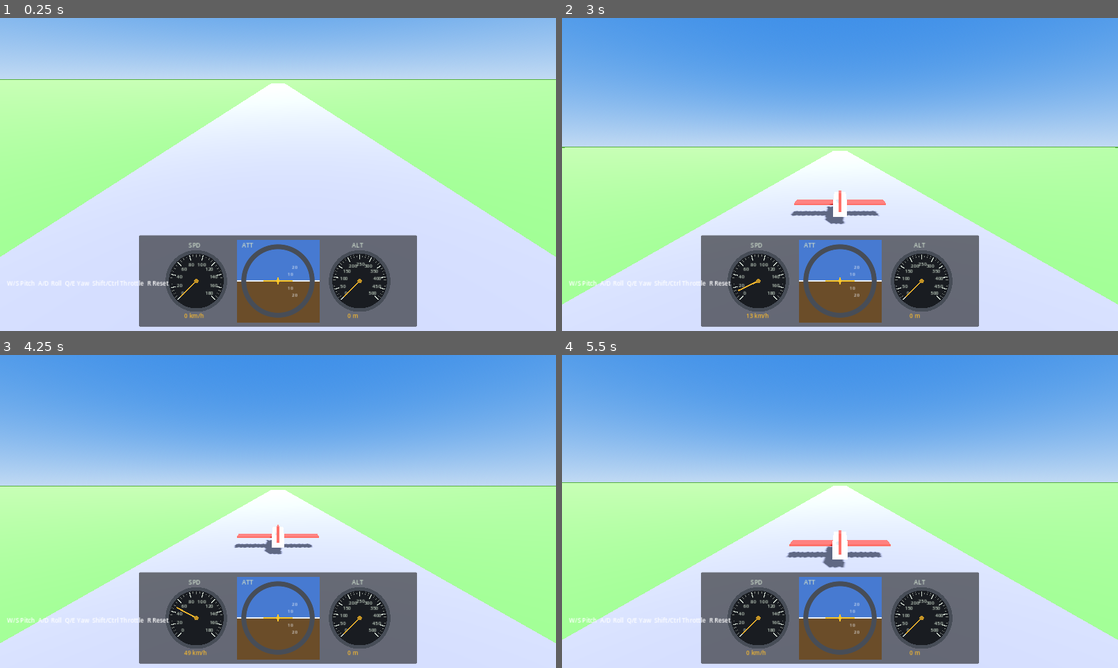
Above: before the commit, frames 1-4 (two rows, left to right).
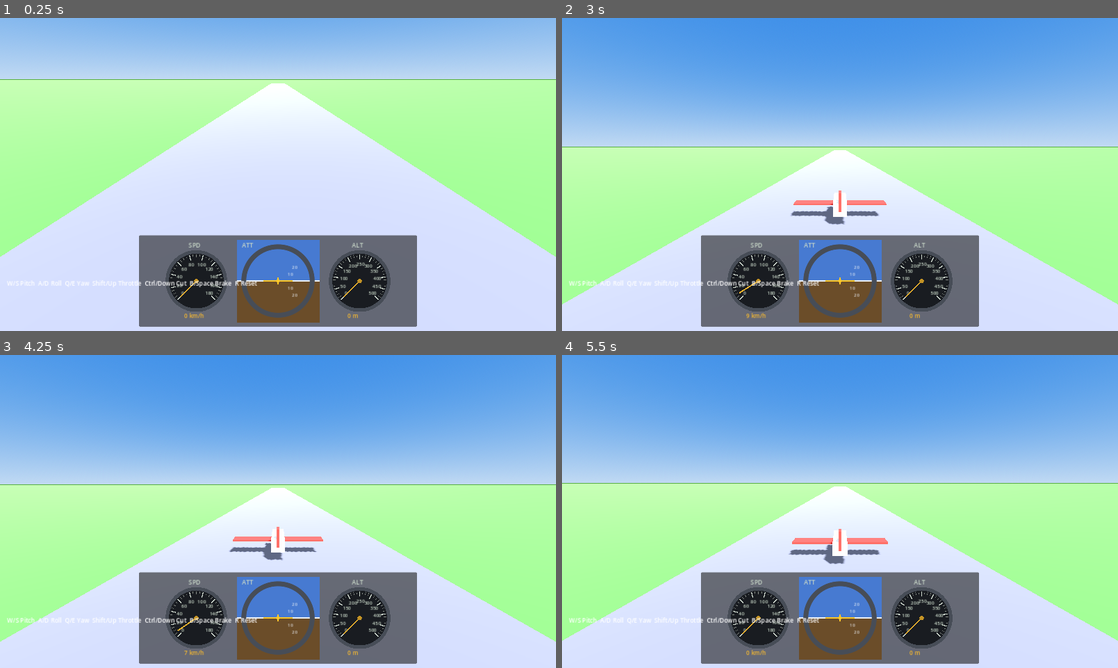
Above: after the commit, the same moments.

Repository: tarosiba/coffee-break
Game: Godot game, scene res://scenes/main.tscn
Same seed, same stepped clock (60 frames per second), same inputs: the game is played once before the commit and once after it.
Inputs:
- Up to frame 1 (0.25 s): no input
- Up to frame 2 (3 s): hold D (roll_right) 0.53-1.28 s; tap Enter at 1.25 s; hold Ctrl (throttle_down) 1.28-2.03 s; tap R (reset) at 2, 2.75 s; hold D (roll_right) 2.03-2.78 s; hold Shift (throttle_up) from 2.78 s (still down)
- Up to frame 3 (4.25 s): release Shift (throttle_up) at 3.53 s; hold A (roll_left) from 3.53 s (still down)
- Up to frame 4 (5.5 s): tap R (reset) at 5 s; release A (roll_left) at 5.03 s; hold Ctrl (throttle_down) from 5.03 s (still down)

The runs differ from the first frame. In frame 1, 0.2% of the frame differs, in the area x 19-47%, y 83-86%; in frame 2, 0.4%; in frame 3, 2.2%, in the area x 0-100%, y 41-96%; in frame 4, 1.5%.

Commit message:
Add brakes, idle drag, and fix speed control
- Add B/Space brake and Down arrow throttle cut (Mac-friendly)
- Apply natural deceleration when throttle is released
- Align max_speed with 180 km/h gauge; remove old min_speed floor
- Reduce acceleration so speed ramps up more gradually

Co-authored-by: tarosiba <tarosiba@users.noreply.github.com>

Diff:
--- a/godot-flight-prototype/project.godot
+++ b/godot-flight-prototype/project.godot
@@ -52,11 +52,19 @@
 throttle_up={
 "deadzone": 0.2,
 "events": [Object(InputEventKey,"resource_local_to_scene":false,"resource_name":"","device":-1,"window_id":0,"alt_press …(195 unchanged characters)…
+, Object(InputEventKey,"resource_local_to_scene":false,"resource_name":"","device":-1,"window_id":0,"alt_pressed":false,"shift_pressed":false,"ctrl_pressed":false,"meta_pressed":false,"pressed":false,"keycode":0,"physical_keycode":4194320,"key_label":0,"unicode":0,"location":0,"echo":false,"script":null)
 ]
 }
 throttle_down={
 "deadzone": 0.2,
 "events": [Object(InputEventKey,"resource_local_to_scene":false,"resource_name":"","device":-1,"window_id":0,"alt_press …(195 unchanged characters)…
+, Object(InputEventKey,"resource_local_to_scene":false,"resource_name":"","device":-1,"window_id":0,"alt_pressed":false,"shift_pressed":false,"ctrl_pressed":false,"meta_pressed":false,"pressed":false,"keycode":0,"physical_keycode":4194322,"key_label":0,"unicode":0,"location":0,"echo":false,"script":null)
+]
+}
+brake={
+"deadzone": 0.2,
+"events": [Object(InputEventKey,"resource_local_to_scene":false,"resource_name":"","device":-1,"window_id":0,"alt_pressed":false,"shift_pressed":false,"ctrl_pressed":false,"meta_pressed":false,"pressed":false,"keycode":0,"physical_keycode":66,"key_label":0,"unicode":98,"location":0,"echo":false,"script":null)
+, Object(InputEventKey,"resource_local_to_scene":false,"resource_name":"","device":-1,"window_id":0,"alt_pressed":false,"shift_pressed":false,"ctrl_pressed":false,"meta_pressed":false,"pressed":false,"keycode":0,"physical_keycode":32,"key_label":0,"unicode":32,"location":0,"echo":false,"script":null)
 ]
 }
 reset={
--- a/godot-flight-prototype/scenes/main.tscn
+++ b/godot-flight-prototype/scenes/main.tscn
@@ -125,4 +125,4 @@
 offset_right = 700.0
 offset_bottom = -16.0
 theme_override_font_sizes/font_size = 14
-text = "W/S Pitch  A/D Roll  Q/E Yaw  Shift/Ctrl Throttle  R Reset"
+text = "W/S Pitch  A/D Roll  Q/E Yaw  Shift/Up Throttle  Ctrl/Down Cut  B/Space Brake  R Reset"
--- a/godot-flight-prototype/scripts/airplane.gd
+++ b/godot-flight-prototype/scripts/airplane.gd
@@ -10,9 +10,12 @@
 	roll_deg: float,
 )
 
-@export var min_speed: float = 25.0
-@export var max_speed: float = 90.0
-@export var acceleration: float = 18.0
+@export var min_speed: float = 0.0
+@export var max_speed: float = 50.0
+@export var acceleration: float = 12.0
+@export var brake_deceleration: float = 28.0
+@export var idle_drag: float = 4.0
+@export var ground_friction: float = 10.0
 @export var pitch_speed: float = 1.4
 @export var roll_speed: float = 2.2
 @export var yaw_speed: float = 0.9
@@ -48,10 +51,21 @@
 
 
 func _handle_throttle(delta: float) -> void:
-	if Input.is_action_pressed("throttle_up"):
+	var throttling_up := Input.is_action_pressed("throttle_up")
+	var throttling_down := Input.is_action_pressed("throttle_down")
+	var braking := Input.is_action_pressed("brake")
+
+	if throttling_up:
 		speed = minf(speed + acceleration * delta, max_speed)
-	if Input.is_action_pressed("throttle_down"):
+
+	if braking:
+		var brake_rate := brake_deceleration * (2.0 if grounded else 1.0)
+		speed = maxf(speed - brake_rate * delta, 0.0)
+	elif throttling_down:
 		speed = maxf(speed - acceleration * delta, 0.0)
+	elif not throttling_up:
+		var drag := ground_friction if grounded else idle_drag
+		speed = maxf(speed - drag * delta, 0.0)
 
 
 func _handle_rotation(delta: float) -> void:
Not shown, changed: godot-flight-prototype/README.md
